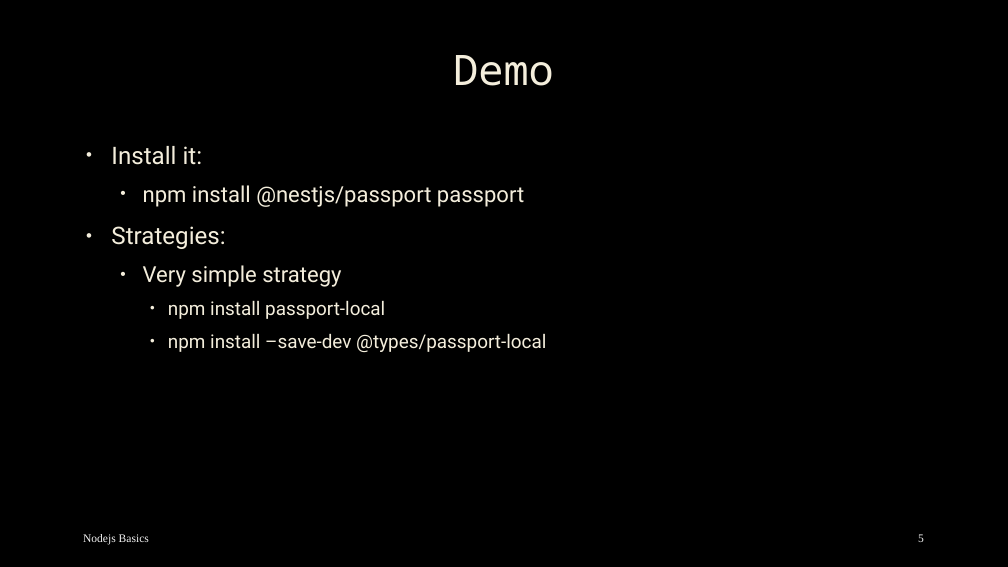
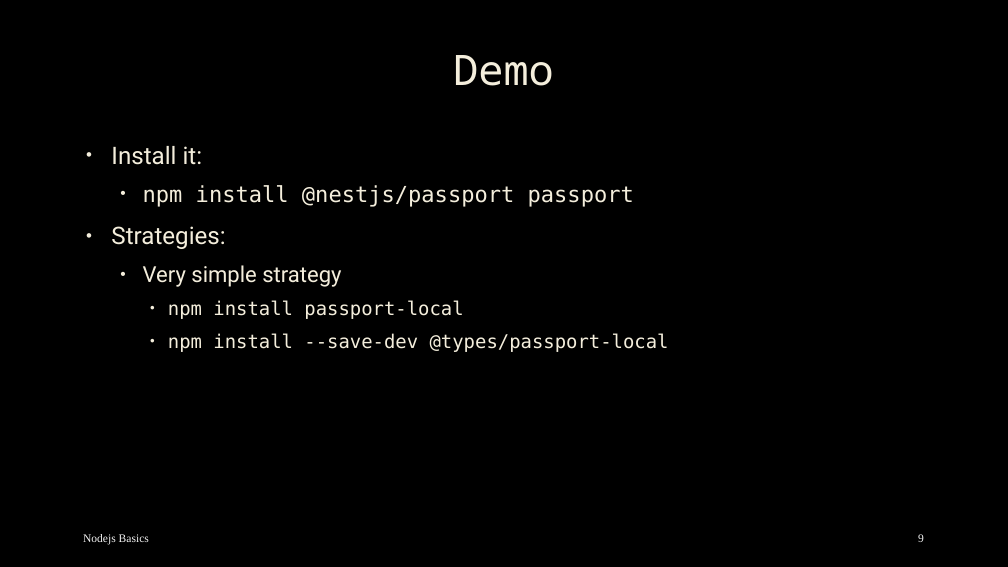
Before and after one commit to mostafa8026/nestjs-course, a slide deck: slide 9 of nestjs/nestjs-09.pptx (slide 5 before the commit). Drawn at 1008x567 pixels with LibreOffice and Linux fonts; fonts in the diff are those of the drawing; background and template pictures are left out. Boxes give left, top, right and bottom in pixels: in the first picture for what was removed or moved away, otherwise in the second. Text is boxed around its words. In the diff, an @@ line names an element or a change of style, - is before the commit and + after.

```diff
--- a/nestjs/nestjs-09.pptx
+++ b/nestjs/nestjs-09.pptx
@@ text at [143, 185, 634, 319]: font Roboto to DejaVu Sans Mono in "npm install @nestjs/passport passport", "npm install passport-local" @@
@@ text at [168, 333, 669, 352]: text changed; font Roboto to DejaVu Sans Mono @@
-    • npm install –save-dev @types/passport-local
+    • npm install --save-dev @types/passport-local
@@ page number at [918, 534, 924, 542]: text changed @@
-5
+9
```
Also in this commit, not shown: 2 other slides changed, 14 slides added, 29 other files.
